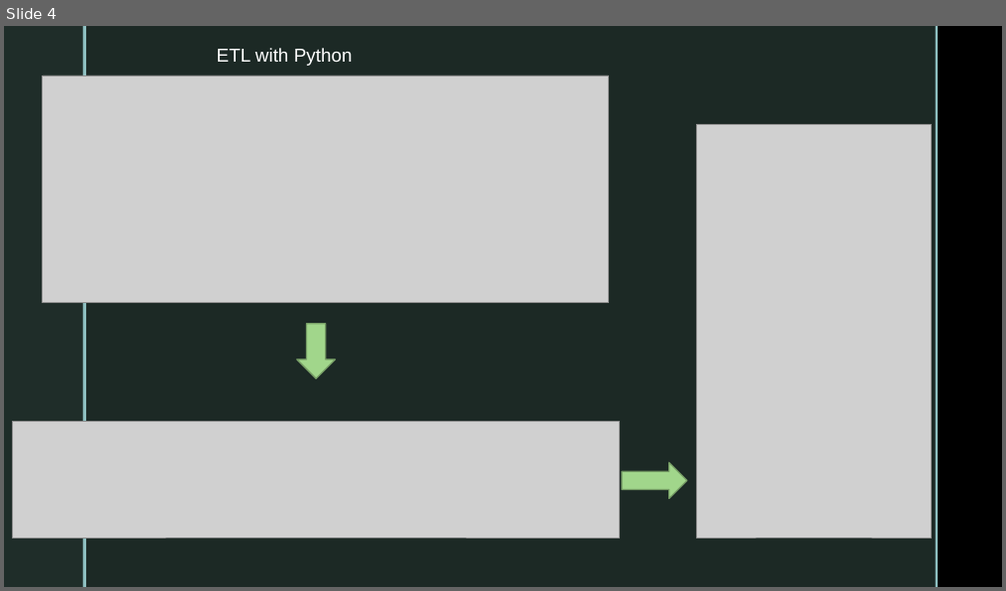
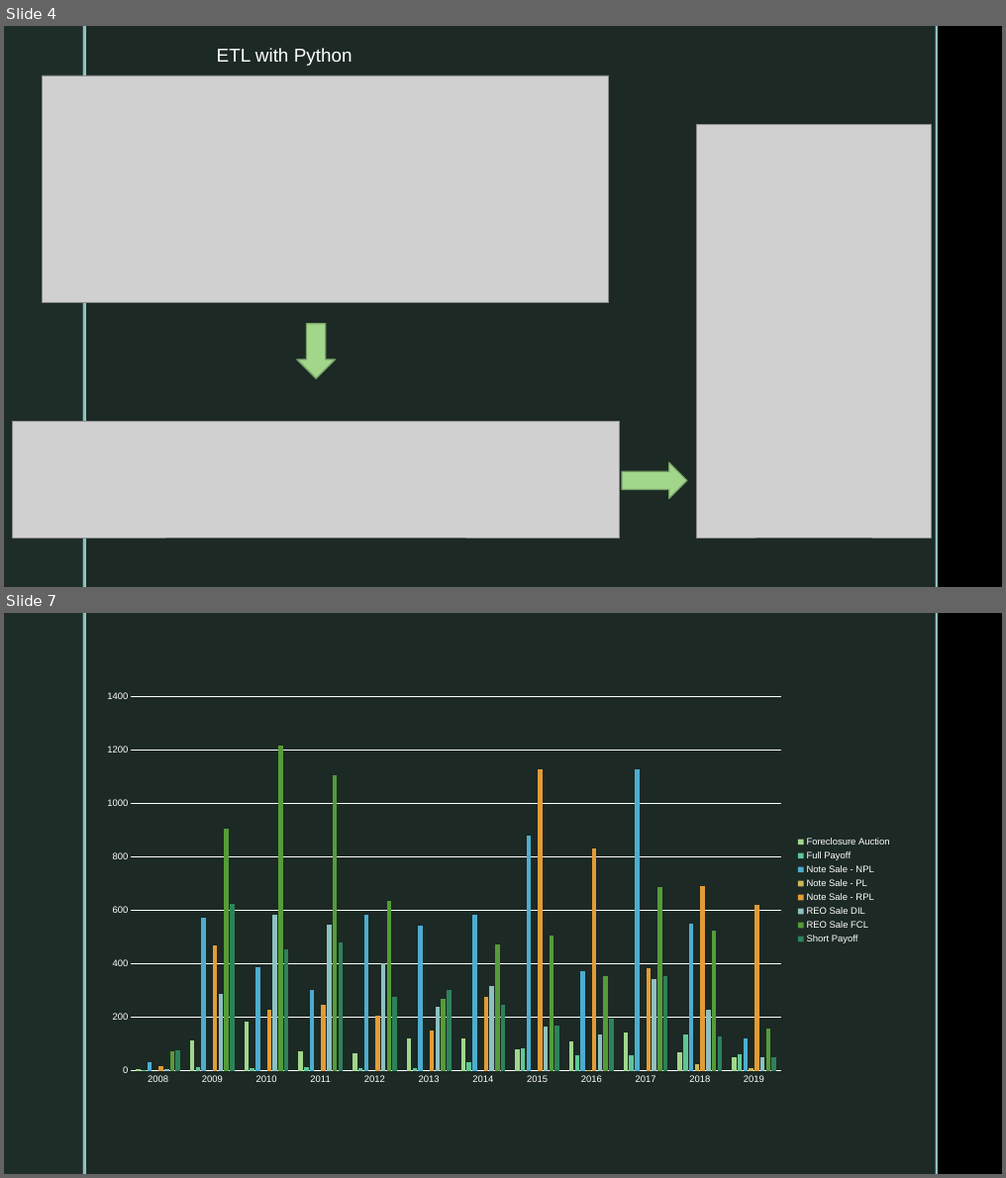
Before and after one commit to jlgithub453/Project_2_version2, a slide deck: Presentation1.pptx. Shown one above the other, each under a label of ours: slide 4 before the commit, slides 4 and 7 after it; the slides between them are not shown. The pictures are 1006x591 and 1006x1178 pixels, drawn with LibreOffice and Linux fonts; fonts in the diff are those of the drawing; grey boxes stand for pictures; background and template pictures are left out. Boxes give left, top, right and bottom in pixels: in the first picture for what was removed or moved away, otherwise in the second. Text is boxed around its words. In the diff, an @@ line names an element or a change of style, - is before the commit and + after.

Commit message:
updating ppt

```diff
--- a/Presentation1.pptx
+++ b/Presentation1.pptx
@@ slide 7 added at [4,613,1002,1174], background picture (left out); not listed: 4 template elements that a slide beside it also shows @@
@@ column chart added at [101,681,899,1100] @@
+categories: 2008, 2009, 2010, 2011, 2012, 2013, 2014, 2015, 2016, 2017, 2018, 2019
+Foreclosure Auction: 10, 110, 180, 70, 60, 120, 120, 80, 110, 140, 70, 50
+Full Payoff: 0, 10, 10, 20, 10, 10, 30, 80, 60, 60, 130, 60
+Note Sale - NPL: 30, 570, 390, 300, 580, 540, 580, 880, 370, 1130, 550, 120
+Note Sale - PL: -, -, -, -, -, -, -, -, 0, -, 30, 10
+Note Sale - RPL: 20, 470, 230, 250, 210, 150, 280, 1130, 830, 380, 690, 620
+REO Sale DIL: 0, 290, 580, 540, 400, 240, 320, 170, 140, 340, 230, 50
+REO Sale FCL: 70, 900, 1220, 1110, 640, 270, 470, 510, 360, 690, 530, 160
+Short Payoff: 80, 620, 460, 480, 280, 300, 240, 170, 190, 350, 130, 50
```
Also in this commit, not shown: 3 other slides added.
